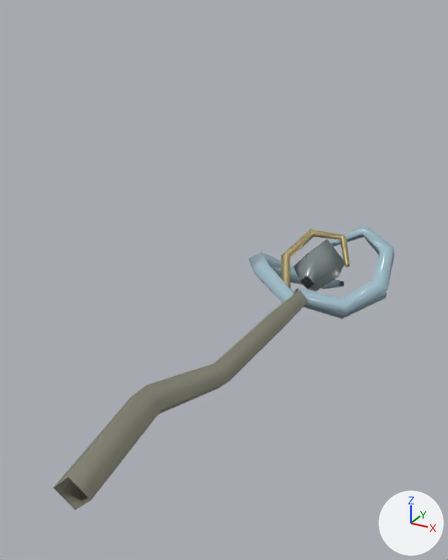
An edit to the Blender file assets/authoring/items/water_scepter.blend, drawn before and after from the same camera.
Both versions are drawn from a camera (50 mm lens) standing at (1.16, -2.21, 1.47) and looking at (-0.14, 0.15, 0.29). Arrows for +X, +Y and +Z are at lower right; the lights stay in place. The older version comes first.

Names of what the first picture shows: 'C_GoldCurl', 'C_LeftWave', 'C_RightWave', 'C_Shaft', 'C_WaterPearl'.
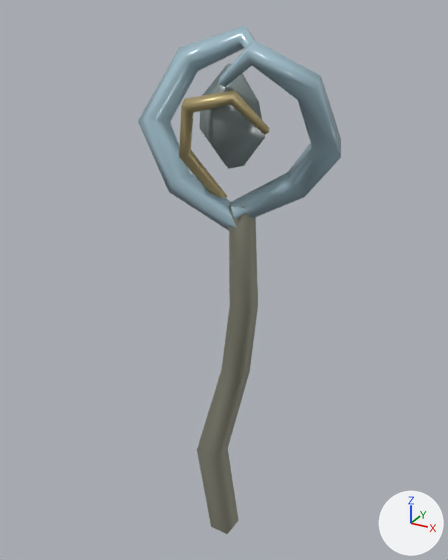
Changed parts and their boxes [x1, y1, x2, y2] in the pictures (448 x 560 px):
'C_Shaft', reshaped (76% narrower, 48% taller)
    before: [53, 288, 308, 510]
    after: [197, 206, 258, 534]
'C_RightWave', reshaped (23% wider, 89% taller)
    before: [294, 225, 394, 319]
    after: [218, 40, 341, 219]
'C_LeftWave', reshaped
    before: [248, 252, 344, 303]
    after: [138, 26, 267, 231]
'C_WaterPearl', reshaped (27% wider, 100% taller)
    before: [293, 239, 344, 291]
    after: [200, 64, 265, 169]
'C_GoldCurl', reshaped (30% wider, 79% taller)
    before: [281, 229, 350, 289]
    after: [179, 90, 269, 198]

What changed in the scene script:
```text
Change cu_c_shaftcurve:
    where _sp = cu_c_shaftcurve.splines.new('POLY'); _sp.points.add(4)
    remove _sp.points.foreach_set('co', [-0.05, -1.05, 0.0, 1.0, -0.1, -0.55, 0.04, 1.0, -0.02, -0.12, -0.05, 1.0, 0.08, 0.3, 0.07, 1.0, 0.03, 0.72, 0.0, 1.0])
    add _sp.points.foreach_set('co', [-0.05, 0.0, -1.05, 1.0, -0.1, -0.04, -0.55, 1.0, -0.02, 0.05, -0.12, 1.0, 0.08, -0.07, 0.3, 1.0, 0.03, 0.0, 0.72, 1.0])
Change cu_c_leftwavecurve:
    where _sp = cu_c_leftwavecurve.splines.new('POLY'); _sp.points.add(5)
    remove _sp.points.foreach_set('co', [0.02, 0.64, 0.0, 1.0, -0.23, 0.8, 0.07, 1.0, -0.38, 1.03, 0.02, 1.0, -0.29, 1.27, -0.12, 1.0, -0.06, 1.36, -0.18, 1.0, 0.1, 1.23, -0.1, 1.0])
    add _sp.points.foreach_set('co', [0.02, 0.0, 0.64, 1.0, -0.23, -0.07, 0.8, 1.0, -0.38, -0.02, 1.03, 1.0, -0.29, 0.12, 1.27, 1.0, -0.06, 0.18, 1.36, 1.0, 0.1, 0.1, 1.23, 1.0])
Change cu_c_rightwavecurve:
    where _sp = cu_c_rightwavecurve.splines.new('POLY'); _sp.points.add(5)
    remove _sp.points.foreach_set('co', [0.01, 0.69, 0.02, 1.0, 0.24, 0.82, -0.06, 1.0, 0.39, 1.0, 0.02, 1.0, 0.36, 1.22, 0.16, 1.0, 0.18, 1.33, 0.23, 1.0, 0.02, 1.22, 0.15, 1.0])
    add _sp.points.foreach_set('co', [0.01, -0.02, 0.69, 1.0, 0.24, 0.06, 0.82, 1.0, 0.39, -0.02, 1.0, 1.0, 0.36, -0.16, 1.22, 1.0, 0.18, -0.23, 1.33, 1.0, 0.02, -0.15, 1.22, 1.0])
Change cu_c_waterpearlcurve:
    where _sp = cu_c_waterpearlcurve.splines.new('POLY'); _sp.points.add(3)
    remove _sp.points.foreach_set('co', [0.0, 0.89, 0.02, 1.0, 0.0, 1.02, 0.04, 1.0, 0.01, 1.15, 0.08, 1.0, 0.0, 1.27, 0.04, 1.0])
    add _sp.points.foreach_set('co', [0.0, -0.02, 0.89, 1.0, 0.0, -0.04, 1.02, 1.0, 0.01, -0.08, 1.15, 1.0, 0.0, -0.04, 1.27, 1.0])
Change cu_c_goldcurlcurve:
    where _sp = cu_c_goldcurlcurve.splines.new('POLY'); _sp.points.add(4)
    remove _sp.points.foreach_set('co', [-0.06, 0.73, 0.0, 1.0, -0.16, 0.94, 0.13, 1.0, -0.08, 1.14, 0.23, 1.0, 0.1, 1.18, 0.22, 1.0, 0.18, 1.05, 0.1, 1.0])
    add _sp.points.foreach_set('co', [-0.06, 0.0, 0.73, 1.0, -0.16, -0.13, 0.94, 1.0, -0.08, -0.23, 1.14, 1.0, 0.1, -0.22, 1.18, 1.0, 0.18, -0.1, 1.05, 1.0])
```
